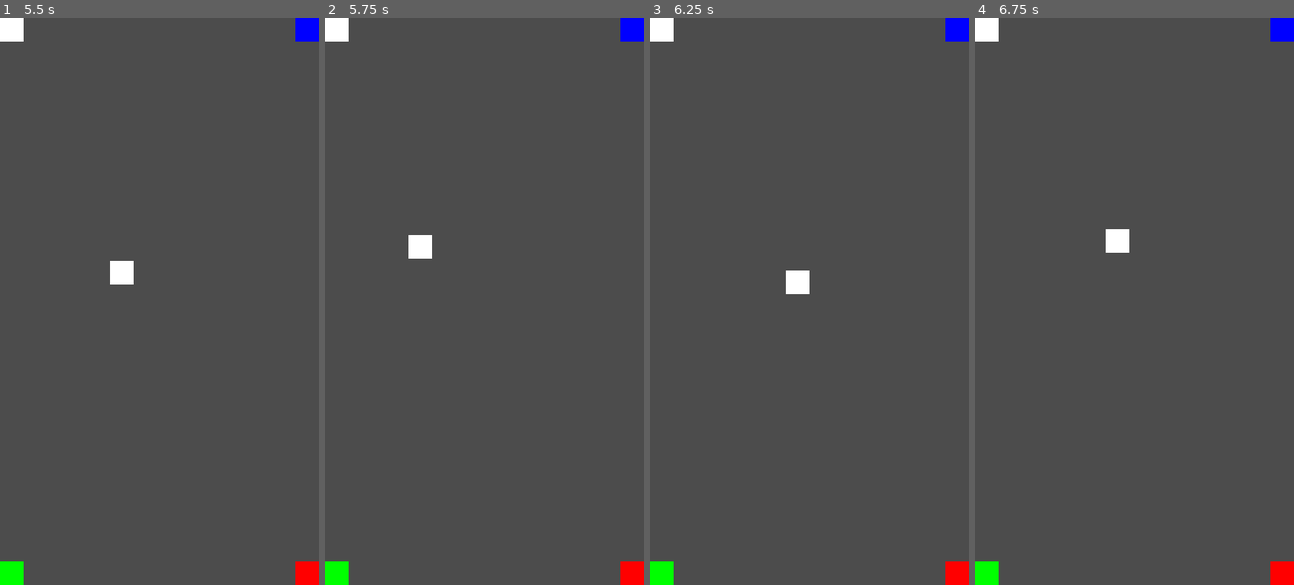
Above: before the commit, frames 1-4 (left to right).
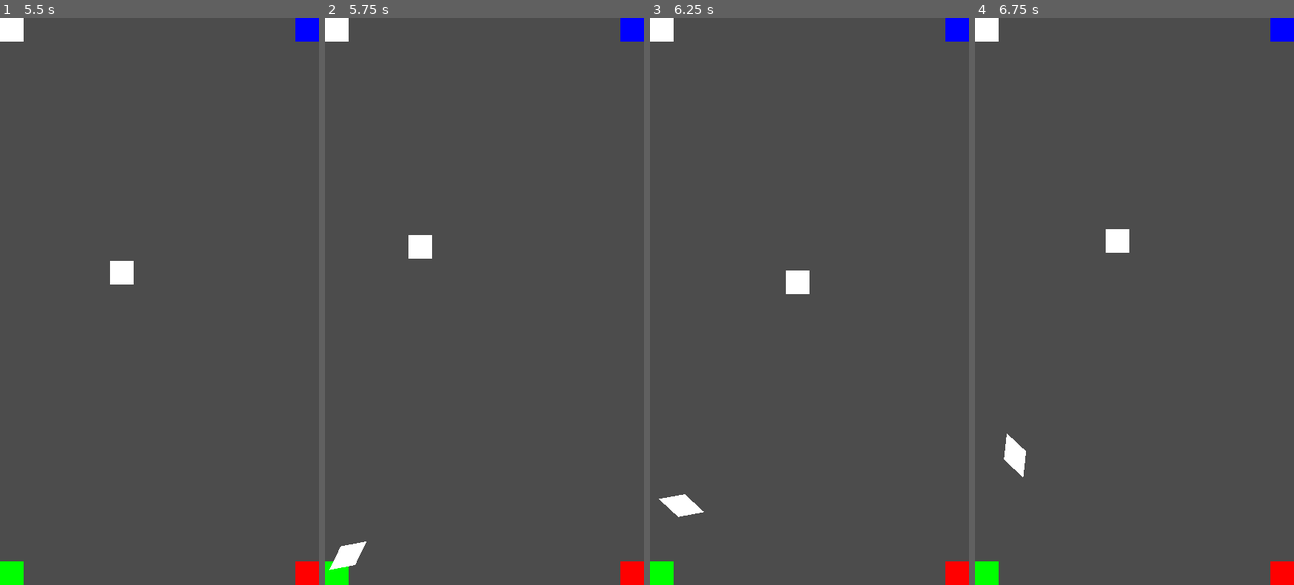
Above: after the commit, the same moments.

Repository: Kiel97/easy-jam-8bits-to-infinity
Game: Godot game, scene res://Game.tscn
Same seed, same stepped clock (60 frames per second), same inputs: the game is played once before the commit and once after it.
Inputs (mouse positions are in pixels of both pictures, inside the frame that each line leads up to):
- Up to frame 1 (5.5 s): click (159, 301) at 0.5 s; move the mouse to (229, 273) at 1.27 s; move the mouse to (95, 329) at 2.02 s; move the mouse to (191, 176) at 2.77 s; move the mouse to (143, 414) at 3.52 s; move the mouse to (255, 386) at 4.27 s; move the mouse to (63, 216) at 5.02 s
- Up to frame 2 (5.75 s): no input
- Up to frame 3 (6.25 s): move the mouse to (825, 301) at 5.77 s
- Up to frame 4 (6.75 s): move the mouse to (1086, 159) at 6.52 s

Frame 1 is identical in both runs. In frame 2, 0.3% of the frame differs, in the area x 1-13%, y 92-98%; in frame 3, 0.3%, in the area x 2-17%, y 83-89%; in frame 4, 0.3%.

Commit message:
Warp mouse position when new game. Fixed trigger is_playing setget

Diff:
--- a/Game.gd
+++ b/Game.gd
@@ -11,7 +11,7 @@
 
 func _ready():
 	randomize()
-	get_viewport().warp_mouse($Player.position)
+	assert(junks.size() >= 1)
 	$Player.visible = false
 
 func _on_JunkTimer_timeout():
@@ -39,7 +39,8 @@
 		child.queue_free()
 	score = 0
 	$Player.visible = true
-	is_playing = true
+	self.is_playing = true
+	get_viewport().warp_mouse($Player.position)
 
 func game_over():
 	print("Game over")
